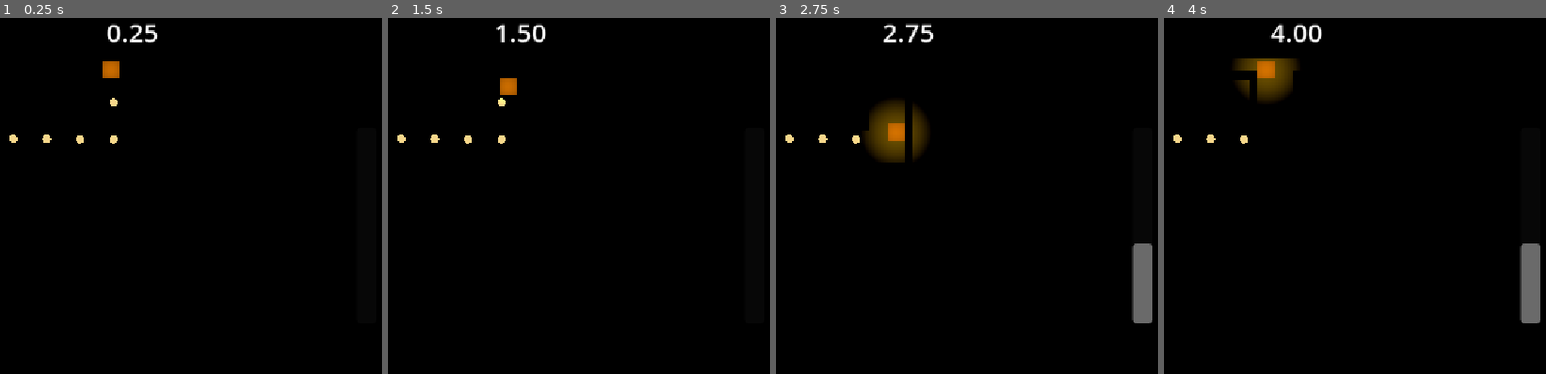
Above: before the commit, frames 1-4 (left to right).
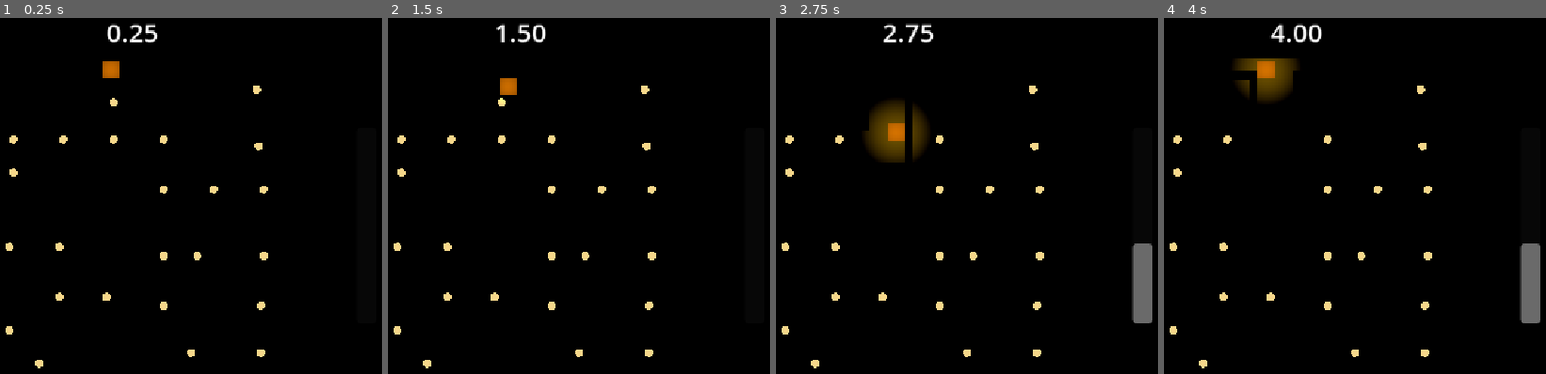
Above: after the commit, the same moments.

Repository: danijmoss/LightMaze
Game: Godot game, scene res://Scenes/main.tscn
Two runs of this game, one before a commit and one after it. Both use one fixed random seed, a clock stepped at 60 frames per second and the inputs below.
Inputs:
- Up to frame 1 (0.25 s): no input
- Up to frame 2 (1.5 s): hold Right (ui_right) 0.53-1.28 s; hold Down (ui_down) from 1.28 s (still down)
- Up to frame 3 (2.75 s): release Down (ui_down) at 2.03 s; hold Right (ui_right) from 2.03 s (still down)
- Up to frame 4 (4 s): release Right (ui_right) at 2.78 s; hold Up (ui_up) 2.78-3.53 s; hold Left (ui_left) from 3.53 s (still down)

The runs differ from the first frame. In frame 1, 0.9% of the frame differs, in the area x 1-71%, y 18-99%; in frame 2, 0.9%; in frame 3, 0.9%; in frame 4, 0.9%.

Commit message:
Checked sparkles and rearranged them

Diff:
--- a/Scenes/main.tscn
+++ b/Scenes/main.tscn
@@ -314,14 +314,71 @@
 [node name="Sparkle2" parent="." unique_id=43780060 instance=ExtResource("5_kry3j")]
 transform = Transform3D(1, 0, 0, 0, 1, 0, 0, 0, 1, -1.145, 1, -5.1700478)
 
-[node name="Sparkle3" parent="." unique_id=959461721 instance=ExtResource("5_kry3j")]
-transform = Transform3D(1, 0, 0, 0, 1, 0, 0, 0, 1, -3.145, 1, -5.1700478)
-
-[node name="Sparkle4" parent="." unique_id=1420016950 instance=ExtResource("5_kry3j")]
-transform = Transform3D(1, 0, 0, 0, 1, 0, 0, 0, 1, -5.145, 1, -5.2045045)
-
-[node name="Sparkle5" parent="." unique_id=1828559031 instance=ExtResource("5_kry3j")]
-transform = Transform3D(1, 0, 0, 0, 1, 0, 0, 0, 1, -7.1450005, 1, -5.2045045)
+[node name="Sparkle3" parent="." unique_id=602773667 instance=ExtResource("5_kry3j")]
+transform = Transform3D(1, 0, 0, 0, 1, 0, 0, 0, 1, -4.145, 1, -5.1700478)
+
+[node name="Sparkle4" parent="." unique_id=1297411372 instance=ExtResource("5_kry3j")]
+transform = Transform3D(1, 0, 0, 0, 1, 0, 0, 0, 1, -7.145, 1, -5.1700478)
+
+[node name="Sparkle5" parent="." unique_id=1781271652 instance=ExtResource("5_kry3j")]
+transform = Transform3D(1, 0, 0, 0, 1, 0, 0, 0, 1, 7.422564, 1, -8.170048)
+
+[node name="Sparkle6" parent="." unique_id=1298096949 instance=ExtResource("5_kry3j")]
+transform = Transform3D(1, 0, 0, 0, 1, 0, 0, 0, 1, -7.145, 1, -3.1700478)
+
+[node name="Sparkle7" parent="." unique_id=1923639833 instance=ExtResource("5_kry3j")]
+transform = Transform3D(1, 0, 0, 0, 1, 0, 0, 0, 1, 1.855, 1, -2.1700478)
+
+[node name="Sparkle8" parent="." unique_id=885200311 instance=ExtResource("5_kry3j")]
+transform = Transform3D(1, 0, 0, 0, 1, 0, 0, 0, 1, 1.855, 1, -5.1700478)
+
+[node name="Sparkle9" parent="." unique_id=1422781853 instance=ExtResource("5_kry3j")]
+transform = Transform3D(1, 0, 0, 0, 1, 0, 0, 0, 1, 4.855, 1, -2.1700478)
+
+[node name="Sparkle10" parent="." unique_id=1636389150 instance=ExtResource("5_kry3j")]
+transform = Transform3D(1, 0, 0, 0, 1, 0, 0, 0, 1, 7.855, 1, -2.1700478)
+
+[node name="Sparkle11" parent="." unique_id=707029950 instance=ExtResource("5_kry3j")]
+transform = Transform3D(1, 0, 0, 0, 1, 0, 0, 0, 1, 7.855, 1, 1.8299522)
+
+[node name="Sparkle12" parent="." unique_id=1242384883 instance=ExtResource("5_kry3j")]
+transform = Transform3D(1, 0, 0, 0, 1, 0, 0, 0, 1, 3.855, 1, 1.8299522)
+
+[node name="Sparkle13" parent="." unique_id=1230386400 instance=ExtResource("5_kry3j")]
+transform = Transform3D(1, 0, 0, 0, 1, 0, 0, 0, 1, 1.855, 1, 1.8299522)
+
+[node name="Sparkle14" parent="." unique_id=1621069811 instance=ExtResource("5_kry3j")]
+transform = Transform3D(1, 0, 0, 0, 1, 0, 0, 0, 1, 1.855, 1, 4.8299522)
+
+[node name="Sparkle15" parent="." unique_id=407029628 instance=ExtResource("5_kry3j")]
+transform = Transform3D(1, 0, 0, 0, 1, 0, 0, 0, 1, -1.5639186, 1, 4.2849073)
+
+[node name="Sparkle16" parent="." unique_id=528103808 instance=ExtResource("5_kry3j")]
+transform = Transform3D(1, 0, 0, 0, 1, 0, 0, 0, 1, -4.3882422, 1, 4.2849073)
+
+[node name="Sparkle17" parent="." unique_id=2045532149 instance=ExtResource("5_kry3j")]
+transform = Transform3D(1, 0, 0, 0, 1, 0, 0, 0, 1, -4.3882422, 1, 1.2849073)
+
+[node name="Sparkle18" parent="." unique_id=2087737974 instance=ExtResource("5_kry3j")]
+transform = Transform3D(1, 0, 0, 0, 1, 0, 0, 0, 1, -7.3882422, 1, 1.2849073)
+
+[node name="Sparkle19" parent="." unique_id=1480052354 instance=ExtResource("5_kry3j")]
+transform = Transform3D(1, 0, 0, 0, 1, 0, 0, 0, 1, -7.3882422, 1, 6.2849073)
+
+[node name="Sparkle20" parent="." unique_id=1605575290 instance=ExtResource("5_kry3j")]
+transform = Transform3D(1, 0, 0, 0, 1, 0, 0, 0, 1, -5.5864406, 1, 8.284907)
+
+[node name="Sparkle21" parent="." unique_id=1100154201 instance=ExtResource("5_kry3j")]
+transform = Transform3D(1, 0, 0, 0, 1, 0, 0, 0, 1, 7.6748185, 1, 4.798422)
+
+[node name="Sparkle22" parent="." unique_id=406368748 instance=ExtResource("5_kry3j")]
+transform = Transform3D(1, 0, 0, 0, 1, 0, 0, 0, 1, 7.6748185, 1, 7.6227446)
+
+[node name="Sparkle23" parent="." unique_id=112885389 instance=ExtResource("5_kry3j")]
+transform = Transform3D(1, 0, 0, 0, 1, 0, 0, 0, 1, 3.512652, 1, 7.6227446)
+
+[node name="Sparkle24" parent="." unique_id=1597081247 instance=ExtResource("5_kry3j")]
+transform = Transform3D(1, 0, 0, 0, 1, 0, 0, 0, 1, 7.557696, 1, -4.77365)
 
 [node name="WorldEnvironment" type="WorldEnvironment" parent="." unique_id=832905336]
 environment = SubResource("Environment_xwulq")
